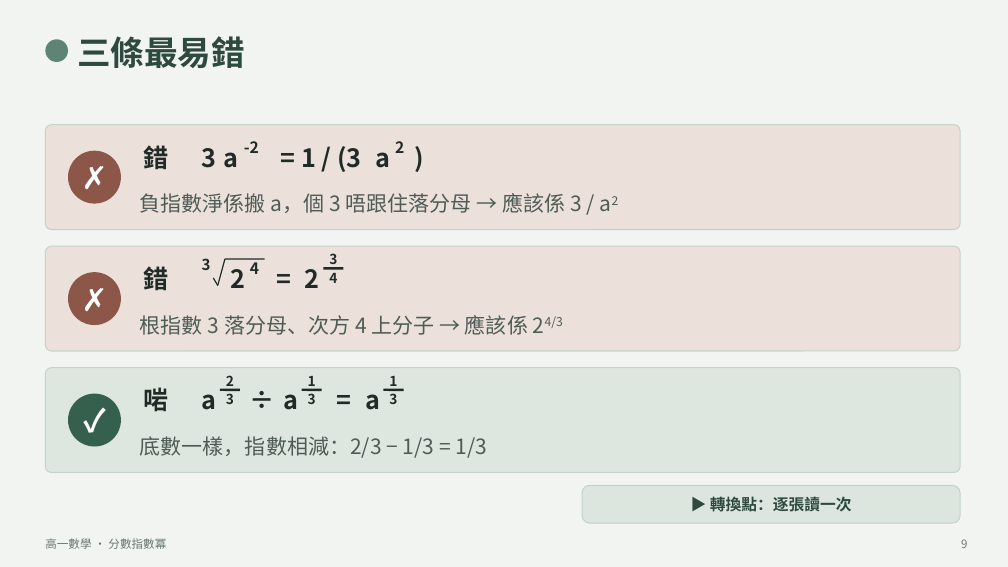
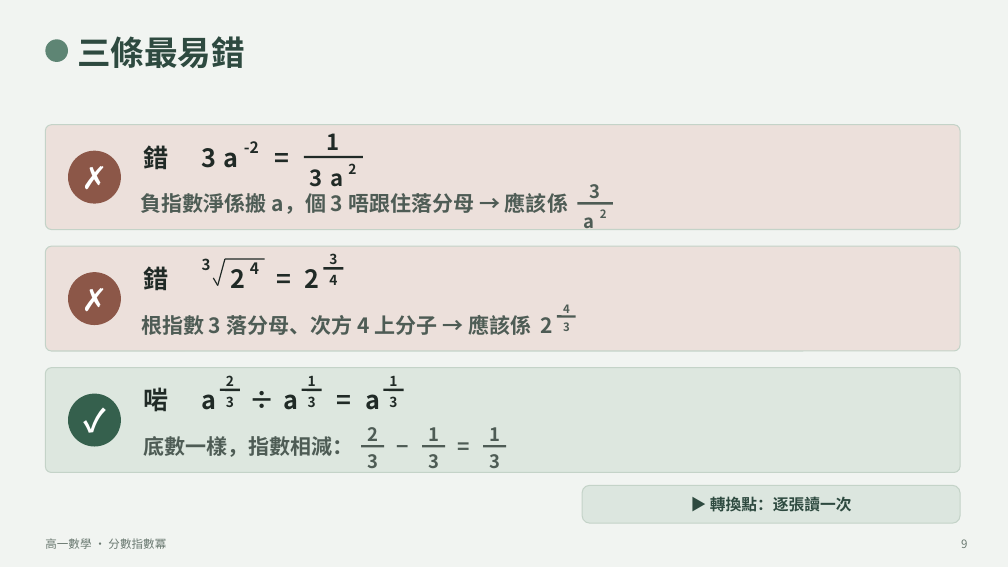
Before and after one commit to kongchilok/math-materials, a slide deck: slide 9 of 抽離教學_數學/高一數學/融合班教學資源/第一學段/03_指數與對數/教學簡報/簡報_L2_分數指數冪.pptx. Drawn at 1008x567 pixels with LibreOffice and Linux fonts; fonts in the diff are those of the drawing. Boxes give left, top, right and bottom in pixels: in the first picture for what was removed or moved away, otherwise in the second. Text is boxed around its words. In the diff, an @@ line names an element or a change of style, - is before the commit and + after.

```diff
--- a/抽離教學_數學/高一數學/融合班教學資源/第一學段/03_指數與對數/教學簡報/簡報_L2_分數指數冪.pptx
+++ b/抽離教學_數學/高一數學/融合班教學資源/第一學段/03_指數與對數/教學簡報/簡報_L2_分數指數冪.pptx
@@ text at box(265, 138, 300, 176): text changed @@
-)
+=
@@ text added at box(327, 133, 340, 150), 21.1 pt, text #202A26, bold @@
+1
@@ text "a": place and size @@
-text "a" at box(375, 152, 390, 168)
+text "a" at box(272, 193, 326, 214)
@@ text "a" at box(272, 193, 326, 214): size 24 to 21.1 pt @@
@@ line added from (304, 157) to (363, 157), #202A26 2.25 pt @@
@@ text "2": place and size @@
-text "2" at box(395, 141, 404, 153)
+text "2" at box(348, 163, 356, 174)
@@ text "2" at box(348, 163, 356, 174): size 14.9 to 13.1 pt @@
@@ text at box(141, 193, 568, 214): text changed; bold on @@
-負指數淨係搬 a，個 3 唔跟住落分母 → 應該係 3 / a2
+負指數淨係搬 a，個 3 唔跟住落分母 → 應該係
@@ text at box(331, 195, 343, 212): text changed; size 24 to 21.1 pt @@
-= 1 / (3
+3
@@ line added from (578, 203) to (613, 203), #4E5C55 2.25 pt @@
@@ text added at box(590, 184, 601, 204), 17.6 pt, text #4E5C55, bold @@
+3
@@ text added at box(600, 209, 607, 218), 10.9 pt, text #4E5C55, bold @@
+2
@@ text added at box(583, 217, 594, 228), 17.6 pt, text #4E5C55, bold @@
+a
@@ text "4" rewrapped from box(329, 269, 337, 283) to box(329, 275, 337, 285) @@
@@ text at box(141, 315, 531, 335): text changed; bold on @@
-根指數 3 落分母、次方 4 上分子 → 應該係 24/3
+根指數 3 落分母、次方 4 上分子 → 應該係
@@ text added at box(541, 317, 553, 333), 20 pt, text #4E5C55, bold @@
+2
@@ line added from (557, 317) to (576, 317), #4E5C55 2.25 pt @@
@@ text added at box(563, 304, 570, 317), 10.9 pt, text #4E5C55, bold @@
+4
@@ text added at box(563, 322, 570, 331), 10.9 pt, text #4E5C55, bold @@
+3
@@ text at box(143, 436, 353, 457): text changed; bold on @@
-底數一樣，指數相減：2/3 − 1/3 = 1/3
+底數一樣，指數相減：
@@ line added from (361, 446) to (384, 446), #4E5C55 2.25 pt @@
@@ text added at box(367, 427, 378, 447), 17.6 pt, text #4E5C55, bold @@
+2
@@ text added at box(388, 431, 419, 463), 20 pt, text #4E5C55, bold @@
+−
@@ line added from (423, 446) to (445, 446), #4E5C55 2.25 pt @@
@@ text added at box(428, 427, 439, 447), 17.6 pt, text #4E5C55, bold @@
+1
@@ text added at box(449, 431, 480, 463), 20 pt, text #4E5C55, bold @@
+=
@@ line added from (483, 446) to (506, 446), #4E5C55 2.25 pt @@
@@ text added at box(489, 427, 500, 447), 17.6 pt, text #4E5C55, bold @@
+1
@@ text added at box(367, 454, 378, 468), 17.6 pt, text #4E5C55, bold @@
+3
@@ text added at box(428, 454, 439, 468), 17.6 pt, text #4E5C55, bold @@
+3
@@ text added at box(489, 454, 500, 468), 17.6 pt, text #4E5C55, bold @@
+3
```
Also in this commit, not shown: 5 other slides changed, 3 other files.
